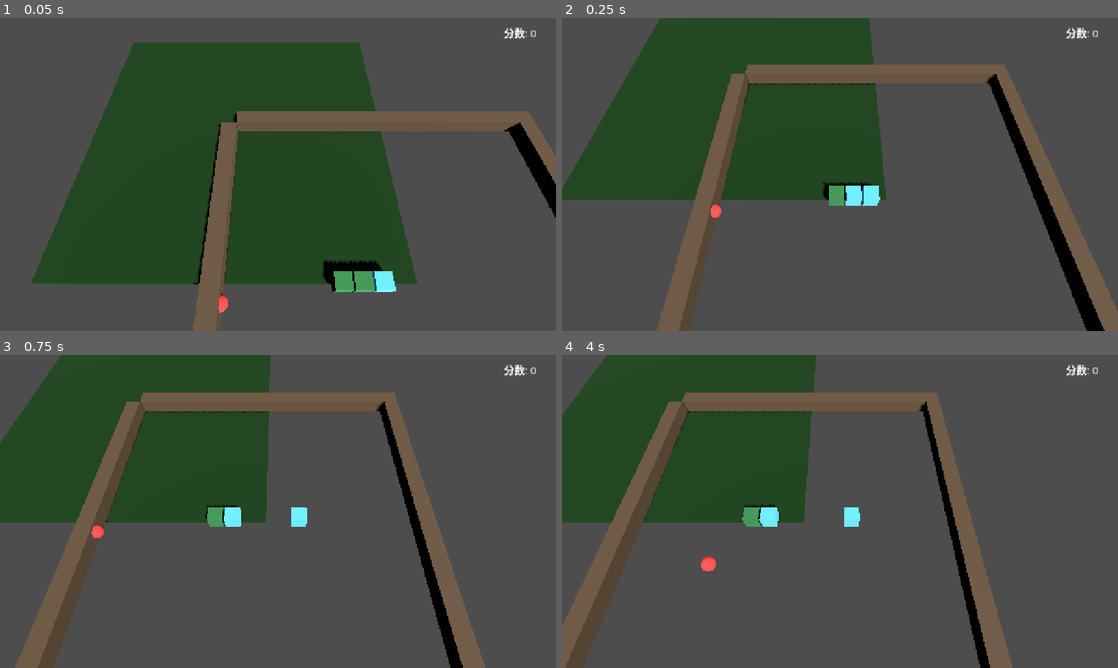
Above: before the commit, frames 1-4 (two rows, left to right).
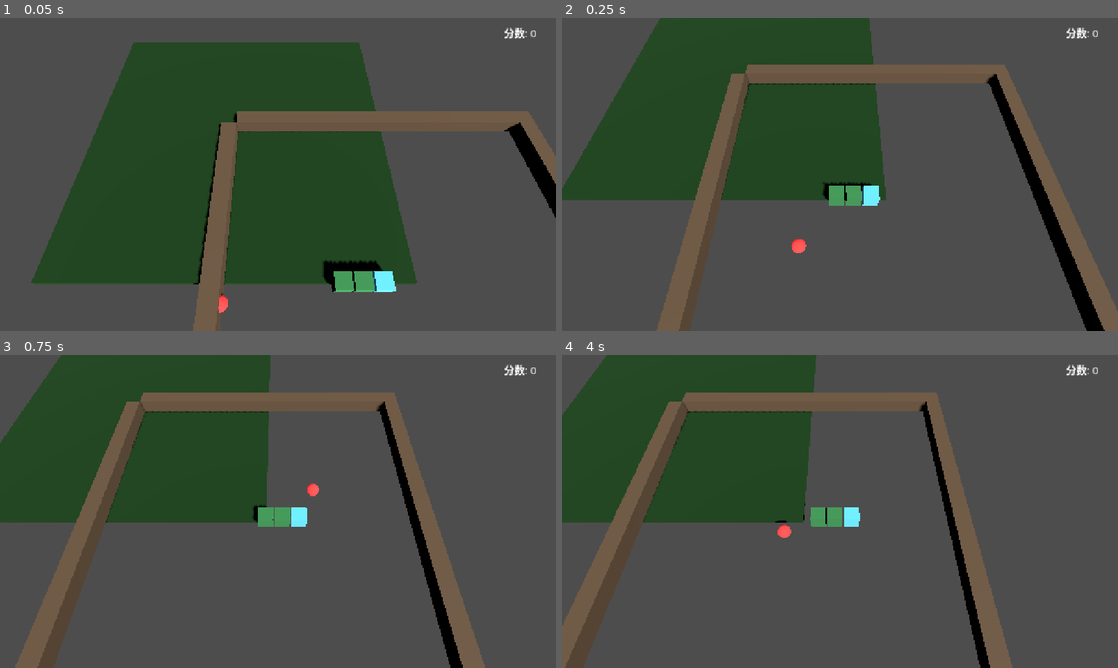
Above: after the commit, the same moments.

Repository: gaoyingxie/godot-3d-demo
Game: Godot game, scene res://scenes/main.tscn
The game is run twice, just before and just after one commit, with the same random seed, the same clock (stepped at 60 frames per second) and the same inputs.
Inputs (mouse positions are in pixels of both pictures, inside the frame that each line leads up to):
- Up to frame 1 (0.05 s): no input
- Up to frame 2 (0.25 s): no input
- Up to frame 3 (0.75 s): tap Enter at 0.5 s; move the mouse to (400, 495) at 0.52 s; hold D (move_right) from 0.53 s (still down); hold Shift (sprint) from 0.53 s (still down); click (400, 495) at 0.67 s
- Up to frame 4 (4 s): tap Space (jump) at 0.77, 1.52, 3.02, 3.77 s; move the mouse to (728, 527) at 1.27 s; release D (move_right) at 1.28 s; release Shift (sprint) at 1.28 s; hold S (move_backward) 1.28-2.03 s; tap Shift (sprint) at 1.35, 2.85 s; move the mouse to (895, 442) at 2.02 s; hold D (move_right) 2.03-2.78 s; hold Shift (sprint) 2.03-2.78 s; move the mouse to (812, 574) at 2.77 s; hold W (move_forward) 2.78-3.53 s; click (812, 574) at 2.92 s; move the mouse to (1006, 558) at 3.52 s; hold A (move_left) from 3.53 s (still down); hold Shift (sprint) from 3.53 s (still down)

Frame 1 is identical in both runs. In frame 2, 0.3% of the frame differs, in the area x 26-54%, y 53-76%; in frame 3, 0.9%; in frame 4, 1.0%, in the area x 25-51%, y 47-70%.

Commit message:
fix: 蛇身节点平移而非重建，尾巴现在跟随头移动

Diff:
--- a/scripts/snake_game.gd
+++ b/scripts/snake_game.gd
@@ -2,35 +2,33 @@
 ## 贪吃蛇主控制器 — 管理蛇身、食物、分数、游戏状态
 
 # ── 地图 ──
-const GRID_SIZE: int = 20          # 20×20 格子
-const CELL_SIZE: float = 1.0      # 每格 1 米
+const GRID_SIZE: int = 20
+const CELL_SIZE: float = 1.0
 
 # ── 蛇 ──
-var snake_body: Array[Vector3i] = []  # 每节对应的格子坐标 (x, y=0, z)
-var direction: Vector3i = Vector3i(1, 0, 0)  # 当前方向
-var next_direction: Vector3i = Vector3i(1, 0, 0)  # 下一帧方向（缓冲）
+var snake_body: Array[Vector3i] = []  # 每节格子坐标
+var direction: Vector3i = Vector3i(1, 0, 0)
+var next_direction: Vector3i = Vector3i(1, 0, 0)
 var is_alive: bool = true
 var score: int = 0
 
 # ── 计时器 ──
-const TICK_INTERVAL: float = 0.22   # 每次移动间隔（秒）
+const TICK_INTERVAL: float = 0.22
 var tick_timer: float = 0.0
 
 # ── 预制体 ──
 var _segment_scene: PackedScene
-var _segments: Array[Node3D] = []  # 已实例化的节点
+var _segments: Array[Node3D] = []  # 已实例化的节点（与 snake_body 一一对应）
 
 # ── 食物 ──
 var _food_position: Vector3i = Vector3i.ZERO
-var _food_mesh: Node3D
 
 # ── 节点 ──
 @onready var _world_root: Node3D = $SnakeWorld
 @onready var _cam_follow: Node3D = $CameraAnchor
-@onready var _camera: Camera3D = $CameraAnchor/Camera3D
+@onready var _food_marker: Node3D = $Food
 @onready var _ui_label: Label = $UI/ScoreLabel
 @onready var _gameover_panel: Control = $UI/GameOverPanel
-@onready var _food_marker: Node3D = $Food
 
 func _ready() -> void:
 	_segment_scene = preload("res://snake/snake_segment.tscn")
@@ -39,18 +37,23 @@
 
 
 func _start_game() -> void:
-	# 重置蛇
+	# 清理旧节点
 	for s in _segments:
 		s.queue_free()
 	_segments.clear()
 	snake_body.clear()
 
-	# 蛇头放中间偏左，面向右
-	var start_pos := Vector3i(GRID_SIZE / 2 - 2, 0, GRID_SIZE / 2)
+	# 蛇头放中间，面向右
+	var start_x: int = GRID_SIZE / 2 - 2
+	var start_z: int = GRID_SIZE / 2
 	for i in range(3):
-		var pos := Vector3i(start_pos.x - i, 0, start_pos.z)
+		var pos := Vector3i(start_x - i, 0, start_z)
 		snake_body.append(pos)
-		_add_segment(pos, i == 0)
+		var seg: Node3D = _segment_scene.instantiate()
+		_seg_set_color(seg, i == 0)
+		_world_root.add_child(seg)
+		_seg_update_pos(seg, pos)
+		_segments.append(seg)
 
 	direction = Vector3i(1, 0, 0)
 	next_direction = direction
@@ -62,27 +65,27 @@
 	_update_ui()
 
 
-func _add_segment(grid_pos: Vector3i, is_head: bool) -> void:
+func _add_new_segment(grid_pos: Vector3i, is_head: bool) -> void:
 	var seg: Node3D = _segment_scene.instantiate()
 	_seg_set_color(seg, is_head)
 	_world_root.add_child(seg)
-	_seg_update_world_pos(seg, grid_pos)
+	_seg_update_pos(seg, grid_pos)
 	_segments.append(seg)
 
 
 func _seg_set_color(seg: Node3D, is_head: bool) -> void:
 	var mat := StandardMaterial3D.new()
 	if is_head:
-		mat.albedo_color = Color(0.4, 0.8, 1.0)
+		mat.albedo_color = Color(0.4, 0.8, 1.0, 1.0)
 		mat.emission_enabled = true
-		mat.emission = Color(0.2, 0.5, 0.8)
+		mat.emission = Color(0.2, 0.5, 0.8, 1.0)
 		mat.emission_energy_multiplier = 0.5
 	else:
-		mat.albedo_color = Color(0.3, 0.7, 0.4)
-	seg.material_override = mat
-
-
-func _seg_update_world_pos(seg: Node3D, grid_pos: Vector3i) -> void:
+		mat.albedo_color = Color(0.3, 0.7, 0.4, 1.0)
+	seg.set("material_override", mat)
+
+
+func _seg_update_pos(seg: Node3D, grid_pos: Vector3i) -> void:
 	seg.position = Vector3(grid_pos.x * CELL_SIZE, 0.5, grid_pos.z * CELL_SIZE)
 
 
@@ -91,26 +94,23 @@
 	for x in range(GRID_SIZE):
 		for z in range(GRID_SIZE):
 			var p := Vector3i(x, 0, z)
-			if not _is_occupied(p):
+			if not (p in snake_body):
 				valid_positions.append(p)
 
 	if valid_positions.is_empty():
-		return  # 满了（理论上不会发生）
+		return
 
 	_food_position = valid_positions[randi() % valid_positions.size()]
 	_food_marker.position = Vector3(_food_position.x * CELL_SIZE, 0.5, _food_position.z * CELL_SIZE)
 
 
-func _is_occupied(pos: Vector3i) -> bool:
-	return pos in snake_body
-
-
 func _process(delta: float) -> void:
-	# 相机跟随
-	var head_world := Vector3(snake_body[0].x * CELL_SIZE, 0, snake_body[0].z * CELL_SIZE)
-	_cam_follow.position = _cam_follow.position.lerp(
-		Vector3(head_world.x, 15.0, head_world.z + 8.0), delta * 8.0
-	)
+	# 相机跟随蛇头
+	if not snake_body.is_empty():
+		var head: Vector3i = snake_body[0]
+		var target := Vector3(head.x * CELL_SIZE, 15.0, head.z * CELL_SIZE + 8.0)
+		_cam_follow.position = _cam_follow.position.lerp(target, delta * 8.0)
+
 	_food_marker.rotate_y(delta * 2.0)
 
 	if not is_alive:
@@ -118,7 +118,7 @@
 			_restart()
 		return
 
-	# 方向输入（缓冲，防止一帧内按多次导致倒退）
+	# 方向输入（缓冲）
 	if Input.is_action_just_pressed("move_forward"):
 		_try_set_direction(Vector3i(0, 0, -1))
 	elif Input.is_action_just_pressed("move_backward"):
@@ -129,7 +129,7 @@
 		_try_set_direction(Vector3i(1, 0, 0))
 
 	tick_timer += delta
-	var speed: float = TICK_INTERVAL * (0.6 if Input.is_action_pressed("sprint") else 1.0)
+	var speed: float = TICK_INTERVAL * (0.55 if Input.is_action_pressed("sprint") else 1.0)
 
 	if tick_timer >= speed:
 		tick_timer = 0.0
@@ -153,34 +153,43 @@
 		_game_over()
 		return
 
-	# 撞自己（排除尾巴，因为尾巴会移走）
+	# 撞自己
 	if new_head in snake_body:
 		_game_over()
 		return
 
-	# 移动蛇：pop 尾，unshift 头
-	var tail: Vector3i = snake_body.pop_back()
-	_segments[-1].queue_free()
-	_segments.pop_back()
-
-	snake_body.push_front(new_head)
-	_add_segment(new_head, true)
-	# 新的头是唯一有这个颜色的，原来第二格变成普通身体
-	if snake_body.size() > 1:
-		_seg_set_color(_segments[1], false)
-
-	# 吃食物
-	if new_head == _food_position:
+	var ate_food: bool = (new_head == _food_position)
+
+	if ate_food:
 		score += 10
 		_update_ui()
-		# 尾巴不退，把刚才 pop 的尾巴加回去
-		snake_body.push_back(tail)
-		var old_tail_seg: Node3D = _segment_scene.instantiate()
-		_seg_set_color(old_tail_seg, false)
-		_world_root.add_child(old_tail_seg)
-		_seg_update_world_pos(old_tail_seg, tail)
-		_segments.append(old_tail_seg)
-		_spawn_food()
+		# 蛇身变长：把尾巴那节移到新头位置，不删除尾
+		snake_body.push_front(new_head)
+		var tail_seg: Node3D = _segments.pop_back()      # 暂存尾节点
+		snake_body.push_back(snake_body[-1])             # 复制尾到新尾
+		snake_body[-2] = new_head                        # 第二格变头
+
+		# 把尾节点移到新头位置
+		_seg_update_pos(tail_seg, new_head)
+		_seg_set_color(tail_seg, true)
+		_segments.push_front(tail_seg)
+
+		# 原来的头变成普通身体
+		_seg_set_color(_segments[1], false)
+	else:
+		# 正常移动：把尾节点移到新头位置
+		snake_body.push_front(new_head)
+		var tail_seg: Node3D = _segments.pop_back()
+		_seg_update_pos(tail_seg, new_head)
+		_seg_set_color(tail_seg, true)
+		_segments.push_front(tail_seg)
+		snake_body.pop_back()
+
+		# 新的头是唯一有这个颜色的，原来第二格变普通
+		if snake_body.size() > 1:
+			_seg_set_color(_segments[1], false)
+
+	_spawn_food()
 
 
 func _game_over() -> void:
